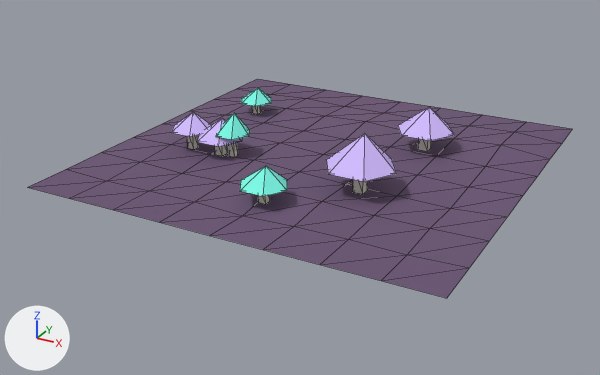
What one commit did to the glTF model public/tiles/fungal_lowpoly.glb.
Rendered twice from a camera (50 mm lens) standing at (0.88, -1.722, 0.76) and looking at (-0.024, -0.078, -0.062). Lighting does not change. The marker at lower left points along +X, +Y and +Z. The older version comes first. Mesh edges are drawn as thin lines. Vertices at exactly the same position are counted once.

Names of what the first picture shows: 'FungalTile'.
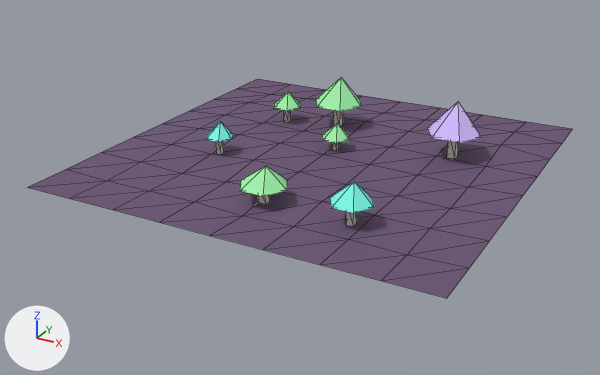
Pixel boxes (x1, y1, x2, y2) of what changed, in the pictures (600 x 375 px; the box of a moved part takes in the faces that stretch with it):
'FungalTile', reshaped, recoloured: before (28, 79, 572, 298); after (28, 78, 572, 298)
part 1 of me_fungaltile, moved or reshaped: before (187, 135, 198, 149); after (346, 212, 357, 227)
part 2 of me_fungaltile, moved or reshaped: before (172, 112, 211, 136); after (330, 182, 374, 213)
part 3 of me_fungaltile, moved or reshaped: before (229, 143, 238, 157); after (284, 110, 291, 122)
part 4 of me_fungaltile, moved or reshaped: before (216, 113, 250, 140); after (274, 91, 301, 111)
part 5 of me_fungaltile, moved or reshaped: before (418, 139, 431, 151); after (447, 141, 459, 159)
part 6 of me_fungaltile, moved or reshaped: before (398, 107, 454, 141); after (427, 102, 482, 143)
part 7 of me_fungaltile, moved or reshaped: before (252, 106, 261, 114); after (332, 142, 339, 150)
part 8 of me_fungaltile, moved or reshaped: before (241, 88, 271, 106); after (322, 123, 350, 143)
part 9 of me_fungaltile, moved or reshaped: before (353, 179, 368, 194); after (333, 110, 343, 126)
part 10 of me_fungaltile, moved or reshaped: before (326, 134, 397, 182); after (316, 78, 362, 111)
part 11 of me_fungaltile, moved or reshaped: before (215, 145, 227, 156); after (216, 142, 224, 155)
part 12 of me_fungaltile, moved or reshaped: before (197, 118, 243, 146); after (206, 121, 233, 142)
part 13 of me_fungaltile, recoloured (cyan to green): before (216, 88, 287, 196); after (240, 91, 350, 196)
part 14 of me_fungaltile, recoloured: before (172, 112, 243, 146); after (206, 121, 374, 213)
part 15 of me_fungaltile, recoloured: before (326, 134, 397, 182); after (316, 78, 362, 111)

The change, as a diff of the scene's bpy script:
```diff
--- a/public/tiles/fungal_lowpoly.glb.py
+++ b/public/tiles/fungal_lowpoly.glb.py
@@ me_fungaltile @@
-me_fungaltile.from_pydata(...)  # 186 vertices, 282 faces; spans x -0.5..0.5, y -0.5..0.5, z -0.008..0.131
+me_fungaltile.from_pydata(...)  # 186 vertices, 282 faces; spans x -0.5..0.5, y -0.5..0.5, z -0.008..0.143
+# me_fungaltile part 1: the loose piece of 8 vertices spanning x -0.322..-0.304, y -0.127..-0.109, z 0.003..0.054 is scaled about its middle by (0.884, 0.884, 0.967), then moved by (0.539, -0.195, -0.006)
+# me_fungaltile part 2: the loose piece of 7 vertices spanning x -0.369..-0.257, y -0.166..-0.07, z 0.054..0.095 is scaled about its middle by (0.903, 0.903, 1.06), then moved by (0.539, -0.195, -0.005)
+# me_fungaltile part 3: the loose piece of 8 vertices spanning x -0.197..-0.182, y -0.126..-0.111, z 0.005..0.064 is scaled about its middle by (0.97, 0.97, 0.72), then moved by (-0.009, 0.284, -0.006)
+# me_fungaltile part 4: the loose piece of 7 vertices spanning x -0.236..-0.143, y -0.159..-0.078, z 0.064..0.114 is scaled about its middle by (0.892, 0.892, 0.818), then moved by (-0.009, 0.284, -0.018)
+# me_fungaltile part 5: the loose piece of 8 vertices spanning x 0.195..0.22, y 0.139..0.164, z 0.005..0.055 is scaled about its middle by (0.836, 0.836, 1.26), then moved by (0.079, -0.015, 0.005)
+# me_fungaltile part 6: the loose piece of 7 vertices spanning x 0.132..0.283, y 0.086..0.217, z 0.055..0.113 is scaled about its middle by (0.923, 0.923, 1.33), then moved by (0.079, -0.015, 0.021)
+# me_fungaltile part 7: the loose piece of 8 vertices spanning x -0.314..-0.297, y 0.171..0.188, z 0.009..0.045 is scaled about its middle by (0.738, 0.738, 0.881), then moved by (0.316, -0.134, -0.008)
+# me_fungaltile part 8: the loose piece of 7 vertices spanning x -0.354..-0.257, y 0.138..0.221, z 0.045..0.082 is scaled about its middle by (0.809, 0.809, 1.01), then moved by (0.316, -0.134, -0.01)
+# me_fungaltile part 9: the loose piece of 8 vertices spanning x 0.157..0.182, y -0.161..-0.136, z -0.003..0.057 is scaled about its middle by (0.784, 0.784, 1.04), then moved by (-0.227, 0.345, 0.013)
+# me_fungaltile part 10: the loose piece of 7 vertices spanning x 0.083..0.255, y -0.223..-0.074, z 0.057..0.131 is scaled about its middle by (0.798, 0.798, 0.941), then moved by (-0.227, 0.345, 0.012)
+# me_fungaltile part 11: the loose piece of 8 vertices spanning x -0.237..-0.215, y -0.13..-0.108, z 0.003..0.047 is scaled about its middle by (0.586, 0.586, 0.993), then moved by (-0.003, 0.001, 0.0)
+# me_fungaltile part 12: the loose piece of 7 vertices spanning x -0.29..-0.163, y -0.174..-0.063, z 0.047..0.093 is scaled about its middle by (0.584, 0.584, 0.845), then moved by (-0.003, 0.001, -0.004)
+# me_fungaltile part 13: 30 faces centred in x -0.338..0.04, y -0.339..0.21, z 0.038..0.081 are repainted in the vertex colours; the middle colour goes from cyan #7cf9e7 to green #a0f3aa
+# me_fungaltile part 14: 20 faces centred in x -0.35..-0.194, y -0.156..-0.078, z 0.047..0.067 are repainted in the vertex colours; the middle colour goes from purple #d3bcff to cyan #7cf9e7
+# me_fungaltile part 15: 10 faces centred in x 0.112..0.212, y -0.198..-0.094, z 0.057..0.082 are repainted in the vertex colours; the middle colour goes from purple #d3bcff to green #a0f3aa
 me_fungaltile.materials.append(mat_specialtilematerial)
```
